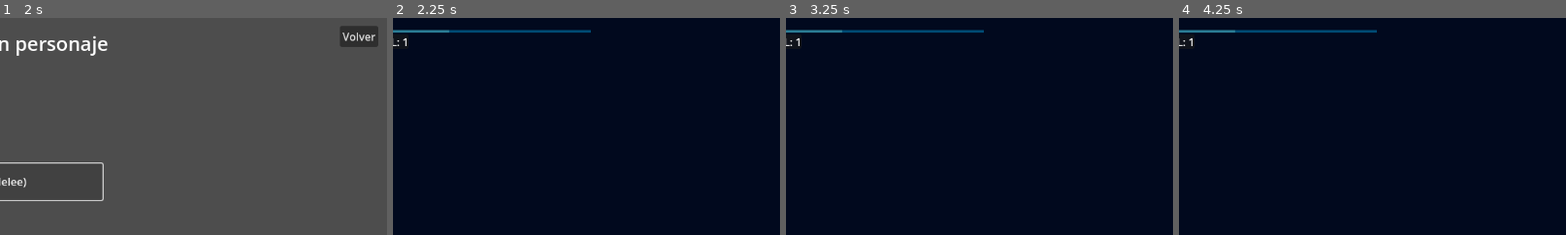
Above: before the commit, frames 1-4 (left to right).
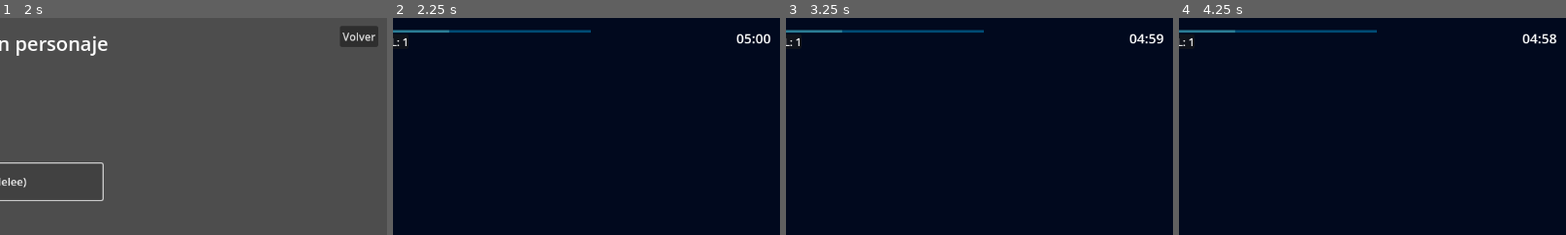
Above: after the commit, the same moments.

Repository: bkerz/VoidShips
Game: Godot game, scene res://Scenes/GUI_UI/MainUI/mainMenu.tscn
The game is run twice, just before and just after one commit, with the same random seed, the same clock (stepped at 60 frames per second) and the same inputs. The engine's default icon, where the game draws it, is replaced by a stand-in: a white triangle on a blue panel in a dark square.
Inputs (mouse positions are % of the whole screen's width and height, from its top left):
- Up to frame 1 (2 s): click "Jugar" at 0.5 s; click "Max (Melee)" at 1.25 s
- Up to frame 2 (2.25 s): click "Ir al Mundo" at 2 s
- Up to frame 3 (3.25 s): click (41, 96) at 2.75 s
- Up to frame 4 (4.25 s): click (49, 96) at 3.5 s
The pictures show only the part of the screen within x 50-100%, y 0-50%; the shares and areas given below are measured in that part.

Frame 1 is identical in both runs. In frame 2, 0.3% of the frame differs, in the area x 88-98%, y 7-13%; in frame 3, 0.3%; in frame 4, 0.3%.
Error after the commit: Parse Error: Expected end of statement after expression, found "Identifier" instead. (res://Scenes/World/FirstWorld/Scripts/first_worldScript.gd:22)

Commit message:
Añadir Timer en FirstWorld con un tiempo de 5 minutos

Diff:
--- a/Scenes/World/FirstWorld/Scripts/first_worldScript.gd
+++ b/Scenes/World/FirstWorld/Scripts/first_worldScript.gd
@@ -16,3 +16,7 @@
 		else:
 			$MenuGUI.visible= false
 			escapeMenuVisible= false
+
+
+func _on_timer_timeout():
+	get_tree().change_scene_to_file("res://Scenes/GUI_UI/MainUI/mainMenu.tscn")w
--- a/Scenes/World/FirstWorld/first_world.tscn
+++ b/Scenes/World/FirstWorld/first_world.tscn
@@ -6,6 +6,7 @@
 [ext_resource type="PackedScene" uid="uid://cturklof8iwho" path="res://Scenes/Enemies/MineEnemy/enemyShipMine.tscn" id="4_18rdi"]
 [ext_resource type="PackedScene" uid="uid://d1hi1ajleb7a4" path="res://Scenes/Enemies/Snake/EnemySnake.tscn" id="5_aeile"]
 [ext_resource type="PackedScene" uid="uid://cfj2cpyebf7ag" path="res://Scenes/EnemySpawner/enemy_spawner.tscn" id="6_7vjqr"]
+[ext_resource type="PackedScene" uid="uid://35elmfbphbhu" path="res://Scenes/GUI_UI/EndGameTimer/end_game_timer.tscn" id="7_gilvl"]
 
 [sub_resource type="Theme" id="Theme_8umrj"]
 
@@ -163,5 +164,10 @@
 position = Vector2(20, 1.5)
 shape = SubResource("RectangleShape2D_ea67h")
 
+[node name="Timer" parent="." instance=ExtResource("7_gilvl")]
+position = Vector2(1087, 16)
+minutes_time = 5
+
 [connection signal="button_down" from="MenuGUI/Seguir" to="MenuGUI" method="_on_seguir_button_down"]
 [connection signal="button_down" from="MenuGUI/Salir" to="MenuGUI" method="_on_salir_button_down"]
+[connection signal="timeout" from="Timer" to="." method="_on_timer_timeout"]
Not shown: 1 places in Scenes/World/FirstWorld/first_world.tscn that only renumber resources
